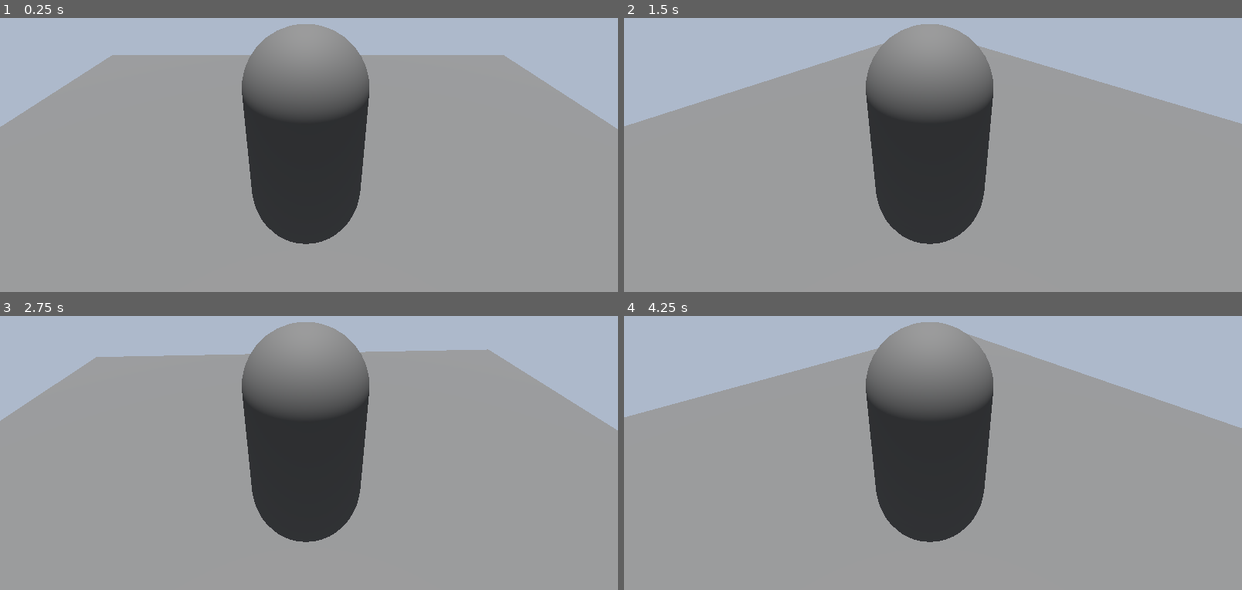
Above: before the commit, frames 1-4 (two rows, left to right).
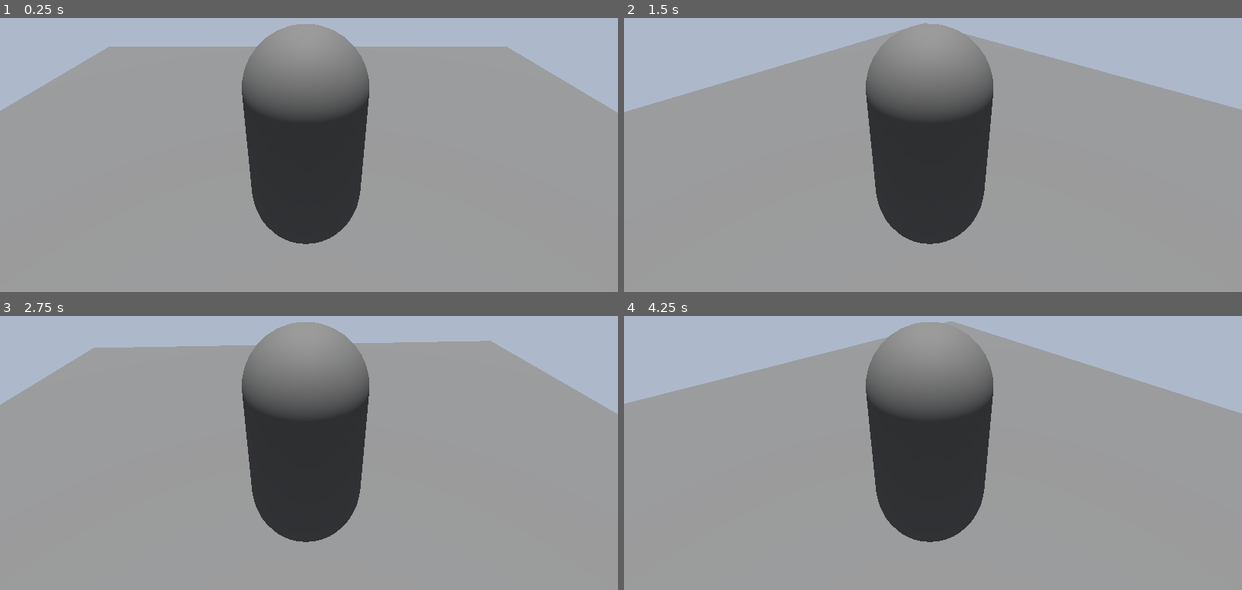
Above: after the commit, the same moments.

Repository: funhouse-ghoul/ChopShop
Game: Godot game, scene res://Scenes/2dMove.tscn
The game is run twice, just before and just after one commit, with the same random seed, the same clock (stepped at 60 frames per second) and the same inputs. The project has no main scene, so this scene is started directly.
Inputs:
- Up to frame 1 (0.25 s): no input
- Up to frame 2 (1.5 s): tap Enter at 0.5 s; hold D (io+r) 0.53-1.28 s; tap Right (io+x) at 0.8, 1.35 s
- Up to frame 3 (2.75 s): tap A (io-r) at 1.55 s; tap Space at 2 s; hold A (io-r) from 2.03 s (still down); tap Left (io-x) at 2.3 s
- Up to frame 4 (4.25 s): release A (io-r) at 2.78 s; tap Left (io-x) at 2.85 s; tap D (io+r) at 3.05 s; tap Enter at 3.5 s; hold D (io+r) from 3.53 s (still down); tap Right (io+x) at 3.8 s

The runs differ from the first frame. In frame 1, 3.2% of the frame differs, in the area x 0-100%, y 10-41%; in frame 2, 3.6%; in frame 3, 3.3%; in frame 4, 3.6%, in the area x 0-100%, y 1-41%.

Commit message:
Made player a CharcterBody3d, beginning work on 1d linear motion

Diff:
--- a/Scenes/2dMove.tscn
+++ b/Scenes/2dMove.tscn
@@ -2,8 +2,6 @@
 
 [ext_resource type="Environment" uid="uid://b4qygowk1fcof" path="res://Environments/BasicEnv.tres" id="1_f04nv"]
 [ext_resource type="Script" uid="uid://dgpmbcntp0hpt" path="res://Scripts/2d_player_mov.gd" id="1_vqktc"]
-
-[sub_resource type="CapsuleMesh" id="CapsuleMesh_kgtat"]
 
 [sub_resource type="PlaneMesh" id="PlaneMesh_kgtat"]
 size = Vector2(10, 10)
@@ -11,15 +9,11 @@
 [sub_resource type="BoxShape3D" id="BoxShape3D_kgtat"]
 size = Vector3(10, 0.1, 10)
 
+[sub_resource type="CapsuleMesh" id="CapsuleMesh_kgtat"]
+
+[sub_resource type="CapsuleShape3D" id="CapsuleShape3D_kgtat"]
+
 [node name="World" type="Node3D" unique_id=1415019361]
-
-[node name="LightDummy" type="MeshInstance3D" parent="." unique_id=1297722043]
-transform = Transform3D(1, 0, 0, 0, 1, 0, 0, 0, 1, 0, 1.3013675, 0)
-mesh = SubResource("CapsuleMesh_kgtat")
-script = ExtResource("1_vqktc")
-
-[node name="Playercam" type="Camera3D" parent="LightDummy" unique_id=215360606]
-transform = Transform3D(-4.0065174e-08, 0.39984143, -0.9165843, 1.7477626e-08, 0.9165843, 0.39984143, 1, -1.7763568e-15, -4.3711392e-08, -2.1280668, 1.658468, 0.025782585)
 
 [node name="Environment" type="Node3D" parent="." unique_id=1587728660]
 
@@ -39,3 +33,16 @@
 [node name="CollisionShape3D" type="CollisionShape3D" parent="Geometry/Floor/StaticBody3D" unique_id=1563215489]
 transform = Transform3D(1, 0, 0, 0, 1, 0, 0, 0, 1, 0, -0.1, 0)
 shape = SubResource("BoxShape3D_kgtat")
+
+[node name="CharacterBody3D" type="CharacterBody3D" parent="." unique_id=479084047]
+transform = Transform3D(1, 0, 0, 0, 1, 0, 0, 0, 1, 0, 1.0595083, 0)
+script = ExtResource("1_vqktc")
+
+[node name="LightDummy" type="MeshInstance3D" parent="CharacterBody3D" unique_id=1297722043]
+mesh = SubResource("CapsuleMesh_kgtat")
+
+[node name="Playercam" type="Camera3D" parent="CharacterBody3D/LightDummy" unique_id=215360606]
+transform = Transform3D(-4.0065174e-08, 0.39984143, -0.9165843, 1.7477626e-08, 0.9165843, 0.39984143, 1, -1.7763568e-15, -4.3711392e-08, -2.1280668, 1.658468, 0.025782585)
+
+[node name="CollisionShape3D" type="CollisionShape3D" parent="CharacterBody3D" unique_id=395495966]
+shape = SubResource("CapsuleShape3D_kgtat")
--- a/Scripts/2d_player_mov.gd
+++ b/Scripts/2d_player_mov.gd
@@ -1,18 +1,31 @@
-extends MeshInstance3D
+extends CharacterBody3D
 
 @export var y_rot_spd := 1.0
+@export var x_lin_spd := 1.0
+
 # Called when the node enters the scene tree for the first time.
 func _ready() -> void:
 	pass # Replace with function body.
 
-
 # Called every frame. 'delta' is the elapsed time since the previous frame.
 func _process(delta: float) -> void:
+	#Rotation logic
+	process_rotation(delta)
+
+	#Linear Movement Logic, 1 dimension
+	if Input.is_action_pressed("io+x"):
+		process_lin_move(delta, x_lin_spd)
+	elif Input.is_action_pressed("io-x"):
+		process_lin_move(delta, -x_lin_spd)
+
+
+
+func process_rotation(delta):
 	if Input.is_action_pressed("io+r"):
-		process_rotation(delta, -y_rot_spd)
+		transform.basis = transform.basis.rotated(transform.basis.y, -y_rot_spd*delta)
 	elif Input.is_action_pressed("io-r"):
-		process_rotation(delta, y_rot_spd)
-	pass
+		transform.basis = transform.basis.rotated(transform.basis.y, y_rot_spd*delta)
 
-func process_rotation(delta, mag = y_rot_spd):
-	transform.basis = transform.basis.rotated(transform.basis.y, mag*delta)
+
+func process_lin_move(delta, mag):
+	move_and_slide()
